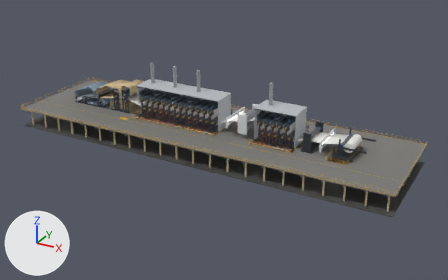
What one commit did to the glTF model apps/web/public/scene/mp1.glb.
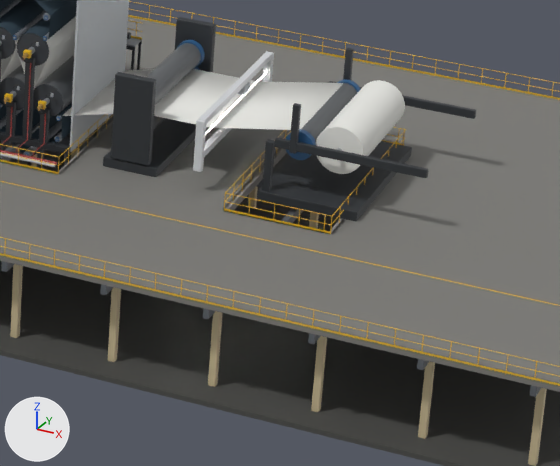
The first picture shows the older version from a 50 mm camera at (133.6, -162.9, 77.1) aimed at (45.0, -1.8, -3.4). The close-ups show the older and then the newer version on the part from 63% to 88% of the width and 42% to 76% of the height of that picture. Only the edits that show in the close-ups are written down. Lighting does not change. The marker at lower left points along +X, +Y and +Z. Vertices at exactly the same position are counted once.

The first close-up shows 'acabamento__cil_ferro', 'acabamento__estrutura', 'acabamento__estrutura_clara', 'acabamento__lampada', 'acabamento__papel', 'g6__capota_painel', 'g6__feltro', 'g6__papel', 'predio__fosso', 'predio__guarda_corpo', 'predio__pilar', 'predio__piso', 'predio__trelica' and 20 more.
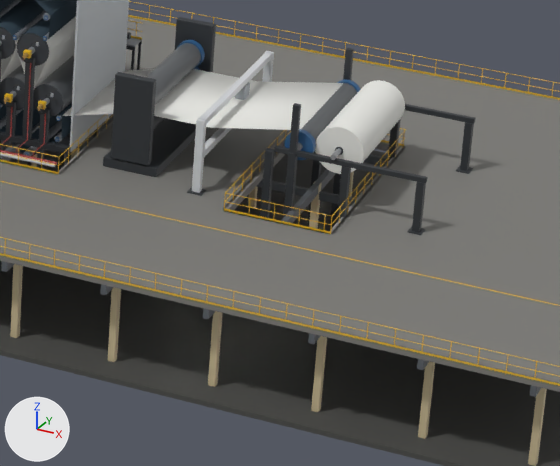
The change, as a list of edits to the scene's bpy script:
```text
Change me_mesh_2:
    remove me_mesh_2.from_pydata(...)  # 560 vertices, 1080 faces; spans x 72.8..92.2, y -5.2..5.2, z -0.1..6.3
    add me_mesh_2.from_pydata(...)  # 1064 vertices, 2052 faces; spans x 72.8..92.3, y -6.2..6.2, z -6.0..6.3
    me_mesh_2 part 1: the loose piece of 56 vertices spanning x 82.7..83.1, y -5.0..-4.5, z -0.1..3.7 is scaled about its middle by (2.13, 1.89, 0.0182), then moved by (-3.9, -1.1, -1.8)
    me_mesh_2 part 2: the loose piece of 56 vertices spanning x 82.7..83.1, y -5.0..-4.5, z -0.1..3.7 is copied, and the copy is scaled about its middle by (1, 1, 2.46), then moved by (1.4, 0.0, -3.2); it spans x 84.1..84.5, y -5.0..-4.5, z -6.0..3.3
    me_mesh_2 part 3: the loose piece of 56 vertices spanning x 82.7..83.1, y -5.0..-4.5, z -0.1..3.7 is copied, and the copy is scaled about its middle by (1, 1, 2.41), then moved by (0.0, 0.0, -3.2); it spans x 82.7..83.1, y -5.0..-4.5, z -6.0..3.1
    me_mesh_2 part 4: the loose piece of 56 vertices spanning x 82.7..83.1, y -5.0..-4.5, z -0.1..3.7 is copied, and the copy is scaled about its middle by (1, 1, 2.41), then moved by (4.6, 0.0, -3.2); it spans x 87.3..87.7, y -5.0..-4.5, z -6.0..3.1
    me_mesh_2 part 5: the loose piece of 56 vertices spanning x 82.5..88.5, y -5.2..5.2, z 0.0..0.6 is scaled about its middle by (0.0698, 0.0403, 5.5), then moved by (6.4, -4.8, 1.3)
    me_mesh_2 part 6: the loose piece of 56 vertices spanning x 83.2..92.2, y -4.9..-4.6, z 3.5..4.0 is copied, and the copy is scaled about its middle by (0.0879, 2.84, 0.144), then moved by (4.2, 0.0, -3.7); it spans x 91.5..92.3, y -5.1..-4.4, z 0.0..0.1
    me_mesh_2 part 7: the loose piece of 56 vertices spanning x 82.7..83.1, y 4.5..5.0, z -0.1..3.7 is copied, and the copy is scaled about its middle by (1, 1, 2.46), then moved by (1.4, 0.0, -3.2); it spans x 84.1..84.5, y 4.5..5.0, z -6.0..3.3
    me_mesh_2 part 8: the loose piece of 56 vertices spanning x 82.7..83.1, y 4.5..5.0, z -0.1..3.7 is copied, and the copy is scaled about its middle by (1, 1, 2.41), then moved by (0.0, 0.0, -3.2); it spans x 82.7..83.1, y 4.5..5.0, z -6.0..3.1
    me_mesh_2 part 9: the loose piece of 56 vertices spanning x 82.7..83.1, y 4.5..5.0, z -0.1..3.7 is copied, and the copy is scaled about its middle by (1, 1, 2.41), then moved by (4.6, 0.0, -3.2); it spans x 87.3..87.7, y 4.5..5.0, z -6.0..3.1
    me_mesh_2 part 10: the loose piece of 56 vertices spanning x 84.1..84.5, y 4.6..4.9, z 3.3..6.3 is copied, and the copy is moved by (7.6, 0.0, -3.2); it spans x 91.7..92.1, y 4.5..5.0, z 0.0..3.1
    me_mesh_2 part 11: the loose piece of 56 vertices spanning x 83.2..92.2, y 4.6..4.9, z 3.5..4.0 is copied, and the copy is scaled about its middle by (0.0879, 2.84, 0.144), then moved by (4.2, 0.0, -3.7); it spans x 91.5..92.3, y 4.4..5.1, z 0.0..0.1
    me_mesh_2 part 12: 20 vertices moved from x 83.2..92.2, y -4.9..-4.6, z 3.5..3.9 to x 83.2..92.2, y -4.9..-4.6, z 3.1..3.4; 18 vertices removed from x 83.2..92.2, y -4.9..-4.6, z 3.5..4.0; 18 vertices added at x 83.2..92.2, y -4.9..-4.6, z 3.1..3.4
    me_mesh_2 part 13: 20 vertices moved from x 83.2..92.2, y 4.6..4.9, z 3.5..3.9 to x 83.2..92.2, y 4.6..4.9, z 3.1..3.4; 18 vertices removed from x 83.2..92.2, y 4.6..4.9, z 3.5..4.0; 18 vertices added at x 83.2..92.2, y 4.6..4.9, z 3.1..3.4
    other edits to the shape of me_mesh_2 do not show in these pictures
Change me_mesh_4:
    remove me_mesh_4.from_pydata(...)  # 8 vertices, 12 faces; spans x 78.98..79.02, y -5.5..5.5, z 3.38..3.43
    add me_mesh_4.from_pydata(...)  # 8 vertices, 12 faces; spans x 78.98..79.02, y 0.95..1.45, z 3.36..3.44
    me_mesh_4 part 14: the whole mesh is scaled about its middle by (1, 0.0455, 1.4), then moved by (0.0, 1.2, 0.0)
```

What differs and where, as boxes (x1, y1, x2, y2) in the close-ups (560 x 466 px; the box of a moved part takes in the faces that stretch with it):
'acabamento__estrutura', reshaped: before (103, 17, 476, 221); after (103, 17, 476, 235)
'acabamento__lampada', moved, rescaled (not visible afterwards): before (206, 72, 267, 134)
part 1 of me_mesh_2, moved or reshaped: before (262, 139, 275, 192); after (187, 187, 206, 196)
part 2 of me_mesh_2, added: after (283, 153, 298, 218)
part 3 of me_mesh_2, added: after (260, 148, 274, 218)
part 4 of me_mesh_2, added: after (337, 166, 351, 222)
part 5 of me_mesh_2, moved or reshaped: before (257, 141, 412, 221); after (412, 182, 426, 232)
part 6 of me_mesh_2, added: after (407, 226, 425, 235)
part 7 of me_mesh_2, added: after (329, 173, 341, 231)
part 8 of me_mesh_2, added (mostly hidden): after (307, 151, 322, 227)
part 9 of me_mesh_2, added: after (388, 119, 401, 161)
part 10 of me_mesh_2, added: after (460, 122, 474, 171)
part 11 of me_mesh_2, added: after (456, 166, 473, 174)
part 12 of me_mesh_2, moved or reshaped: before (274, 138, 428, 178); after (274, 147, 428, 183)
part 13 of me_mesh_2, moved or reshaped: before (328, 81, 476, 119); after (405, 106, 476, 124)
